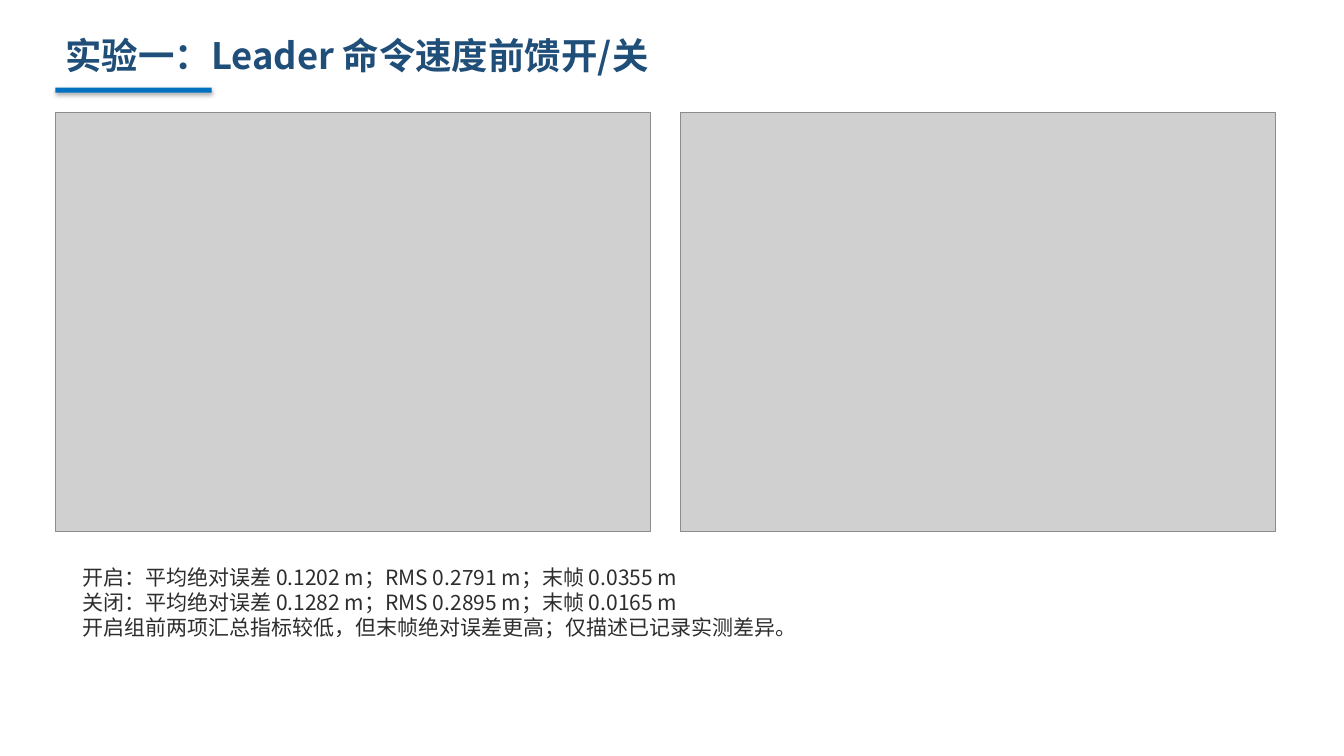
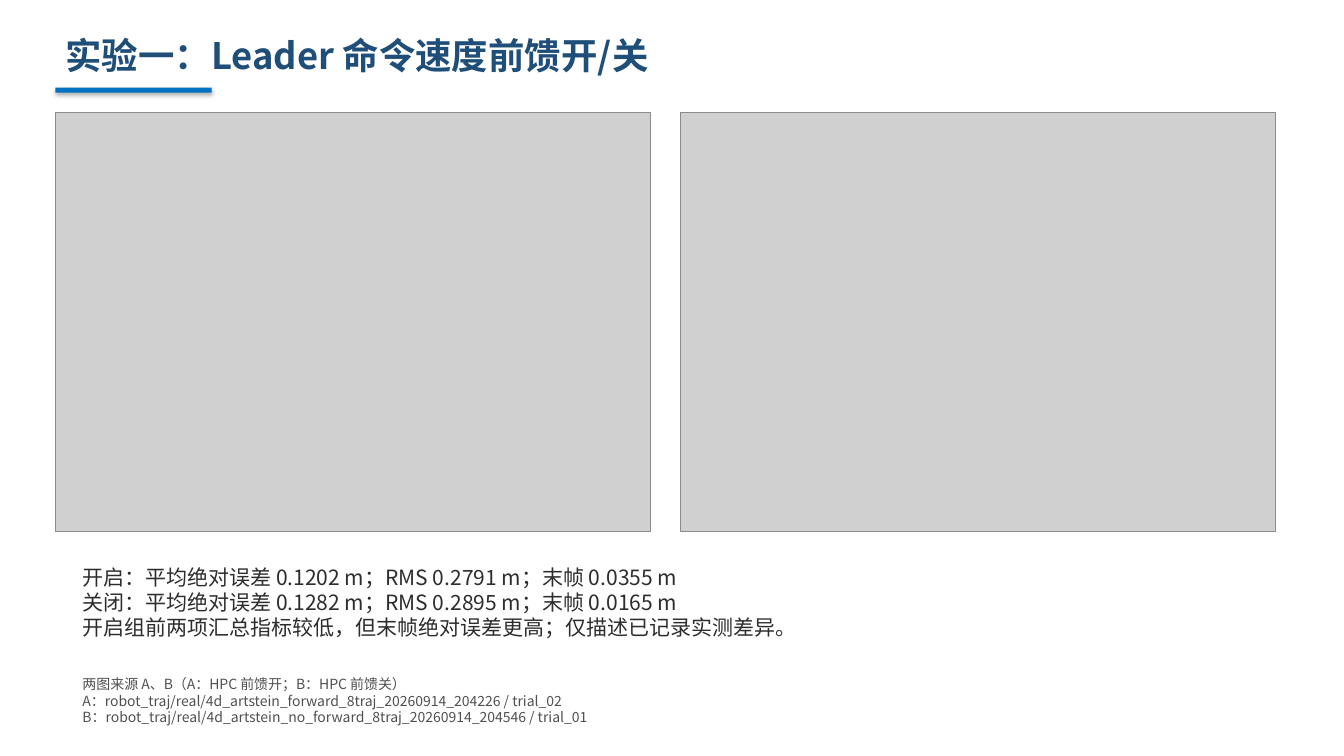
Before and after one commit to Davin-Liang/homo-ctrl-multirobot-ros2, a slide deck: slide 6 of docs/reports/2026-09-15-real-robot-tracking/双移动机器人实物跟踪实验汇报.pptx. Drawn at 1344x756 pixels with LibreOffice and Linux fonts; fonts in the diff are those of the drawing; grey boxes stand for pictures. Boxes give left, top, right and bottom in pixels: in the first picture for what was removed or moved away, otherwise in the second. Text is boxed around its words. In the diff, an @@ line names an element or a change of style, - is before the commit and + after.

Commit message:
补齐实物实验报告评价口径与来源说明

```diff
--- a/docs/reports/2026-09-15-real-robot-tracking/双移动机器人实物跟踪实验汇报.pptx
+++ b/docs/reports/2026-09-15-real-robot-tracking/双移动机器人实物跟踪实验汇报.pptx
@@ text added at (82, 677, 588, 726), 10 pt, text #505050 @@
+两图来源 A、B（A：HPC 前馈开；B：HPC 前馈关）
+A：robot_traj/real/4d_artstein_forward_8traj_20260914_204226 / trial_02
+B：robot_traj/real/4d_artstein_no_forward_8traj_20260914_204546 / trial_01
```
Also in this commit, not shown: 2 other slides changed, 5 other files.
